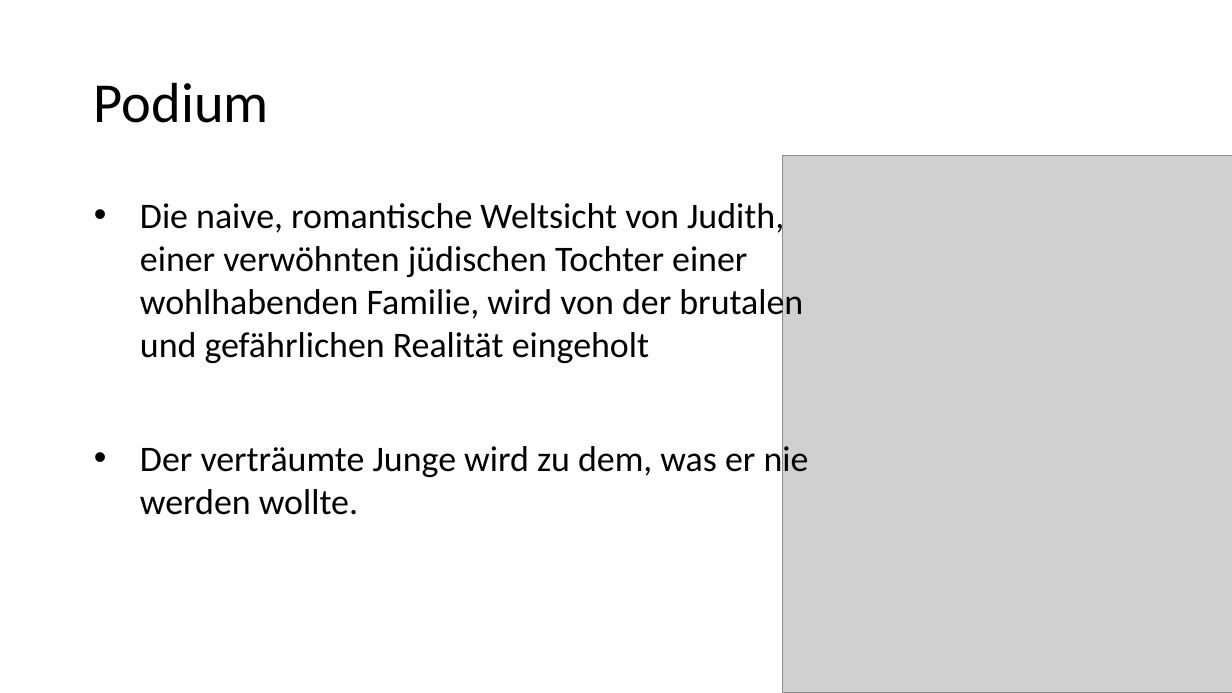
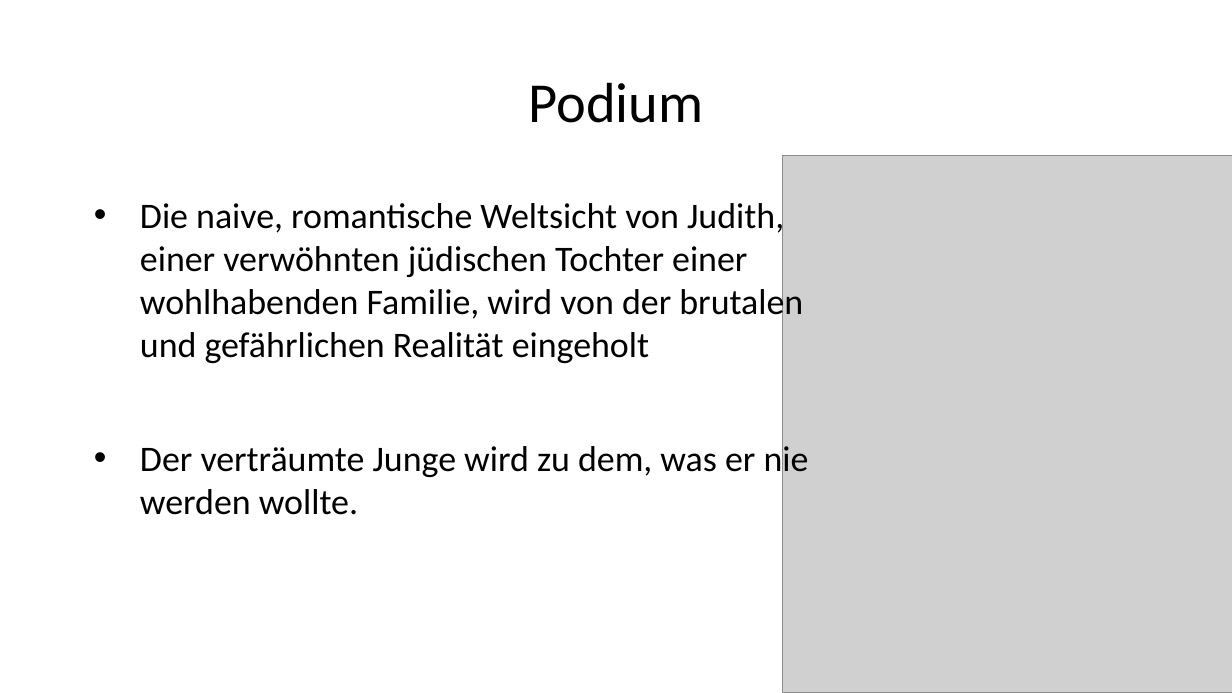
Before and after one commit to prulex9778/Deutsch-Vortrag, a slide deck: slide 10 of Powerpoint.pptx. Drawn at 1232x693 pixels with LibreOffice and Linux fonts; fonts in the diff are those of the drawing; grey boxes stand for pictures. Boxes give left, top, right and bottom in pixels: in the first picture for what was removed or moved away, otherwise in the second. Text is boxed around its words. In the diff, an @@ line names an element or a change of style, - is before the commit and + after.

```diff
--- a/Powerpoint.pptx
+++ b/Powerpoint.pptx
@@ title "Podium" at <box>528,82,703,123</box>: alignment left to centre @@
```
Also in this commit, not shown: 3 other slides changed.
